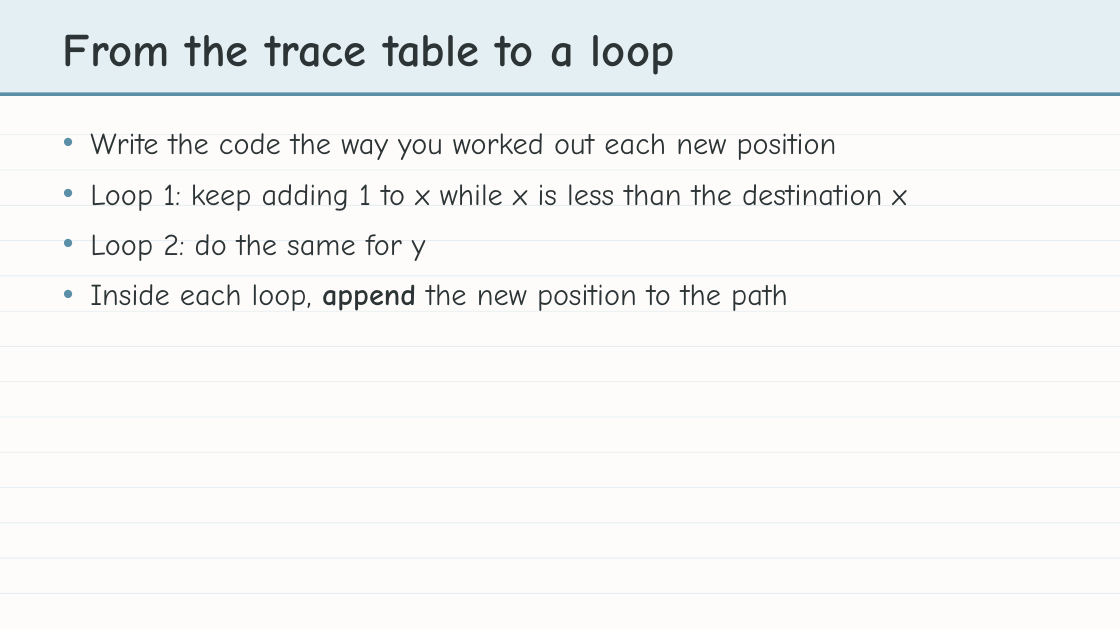
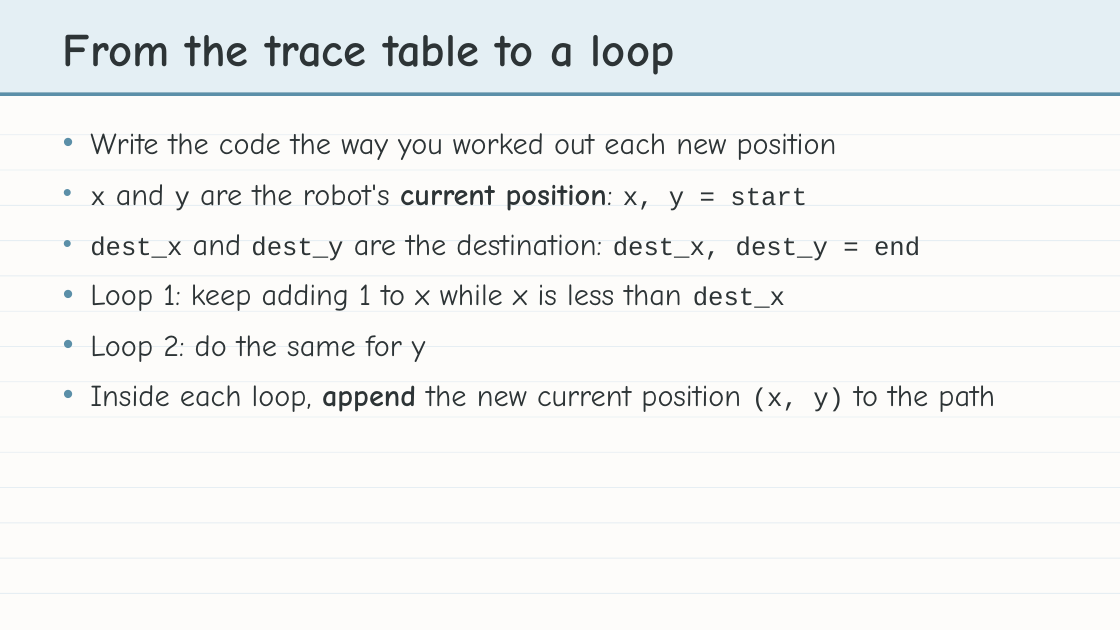
Before and after one commit to bradamiller/LearningPython, a slide deck: slide 8 of static/slides/module-04-manhattan/module-4-lesson-04-the-manhattan-algorithm.pptx. Drawn at 1120x630 pixels with LibreOffice and Linux fonts; fonts in the diff are those of the drawing. Boxes give left, top, right and bottom in pixels: in the first picture for what was removed or moved away, otherwise in the second. Text is boxed around its words. In the diff, an @@ line names an element or a change of style, - is before the commit and + after.

```diff
--- a/static/slides/module-04-manhattan/module-4-lesson-04-the-manhattan-algorithm.pptx
+++ b/static/slides/module-04-manhattan/module-4-lesson-04-the-manhattan-algorithm.pptx
@@ text at <box>90,184,920,311</box>: text changed @@
-• Loop 1: keep adding 1 to x while x is less than the destination x
+• x and y are the robot's current position: x, y = start
+• dest_x and dest_y are the destination: dest_x, dest_y = end
+• Loop 1: keep adding 1 to x while x is less than dest_x
@@ text at <box>90,385,995,412</box>: text changed @@
-• Inside each loop, append the new position to the path
+• Inside each loop, append the new current position (x, y) to the path
```
Also in this commit, not shown: 2 other files.
